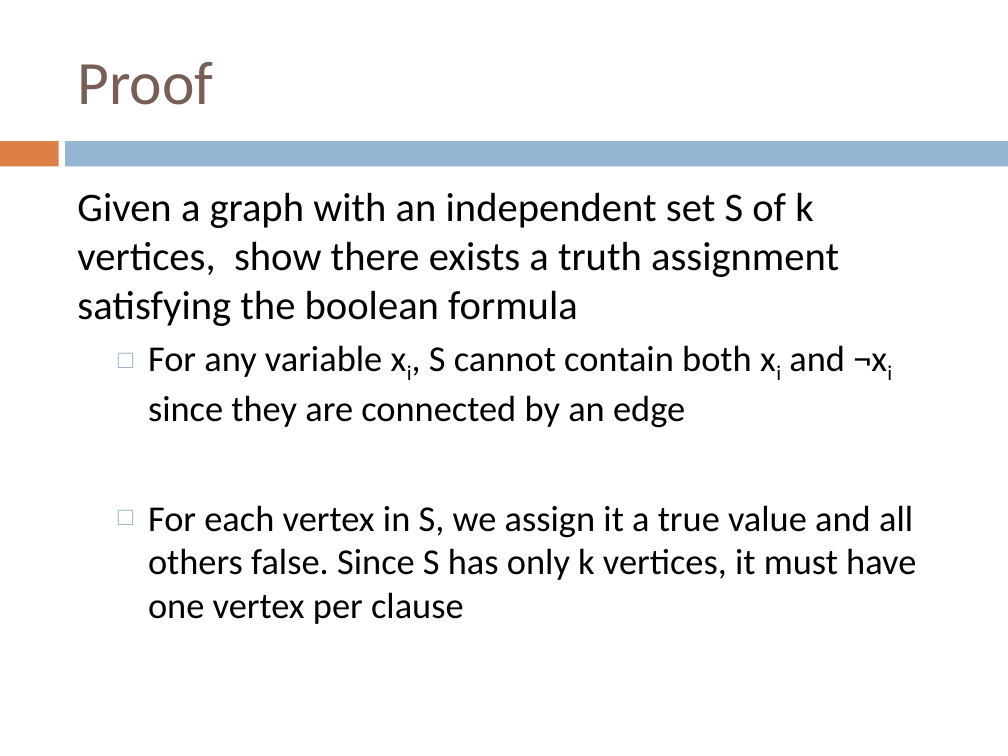
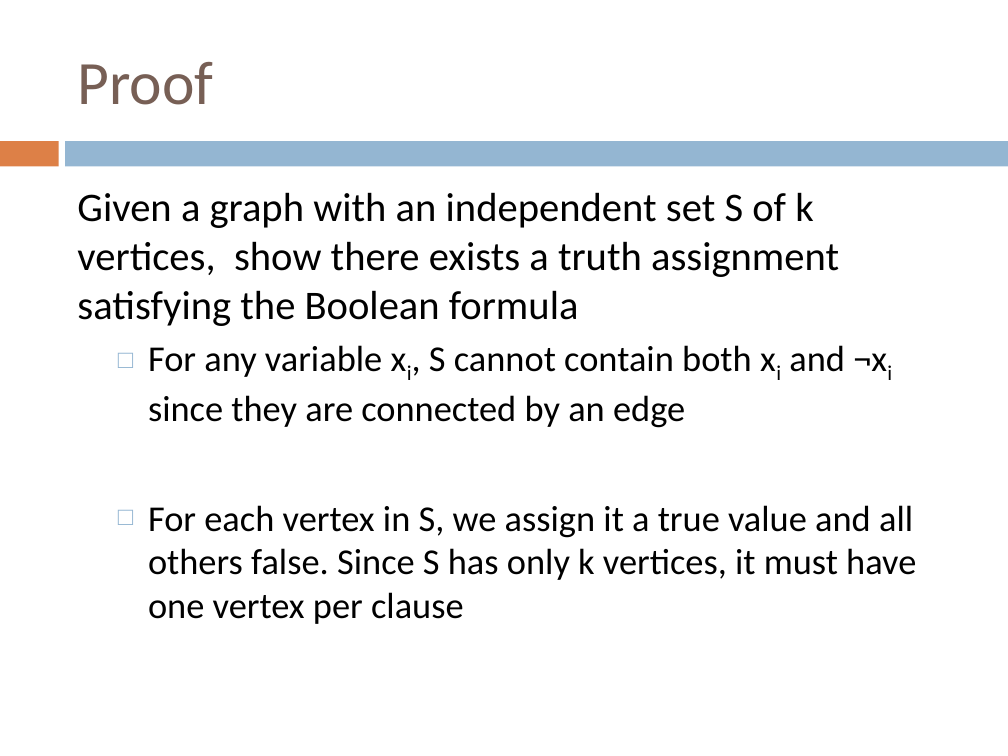
Before and after one commit to Collins-kariuk/Algorithms, a slide deck: slide 54 of Lectures/Lecture 24_NP-Complete Reductions.pptx. Drawn at 1008x756 pixels with LibreOffice and Linux fonts; fonts in the diff are those of the drawing. Boxes give left, top, right and bottom in pixels: in the first picture for what was removed or moved away, otherwise in the second. Text is boxed around its words. In the diff, an @@ line names an element or a change of style, - is before the commit and + after.

```diff
--- a/Lectures/Lecture 24_NP-Complete Reductions.pptx
+++ b/Lectures/Lecture 24_NP-Complete Reductions.pptx
@@ text at [77, 192, 839, 326]: text changed @@
-Given a graph with an independent set S of k vertices, show there exists a truth assignment satisfying the boolean formula
+Given a graph with an independent set S of k vertices, show there exists a truth assignment satisfying the Boolean formula
```
Also in this commit, not shown: 1 other slide changed, 1 other file.
